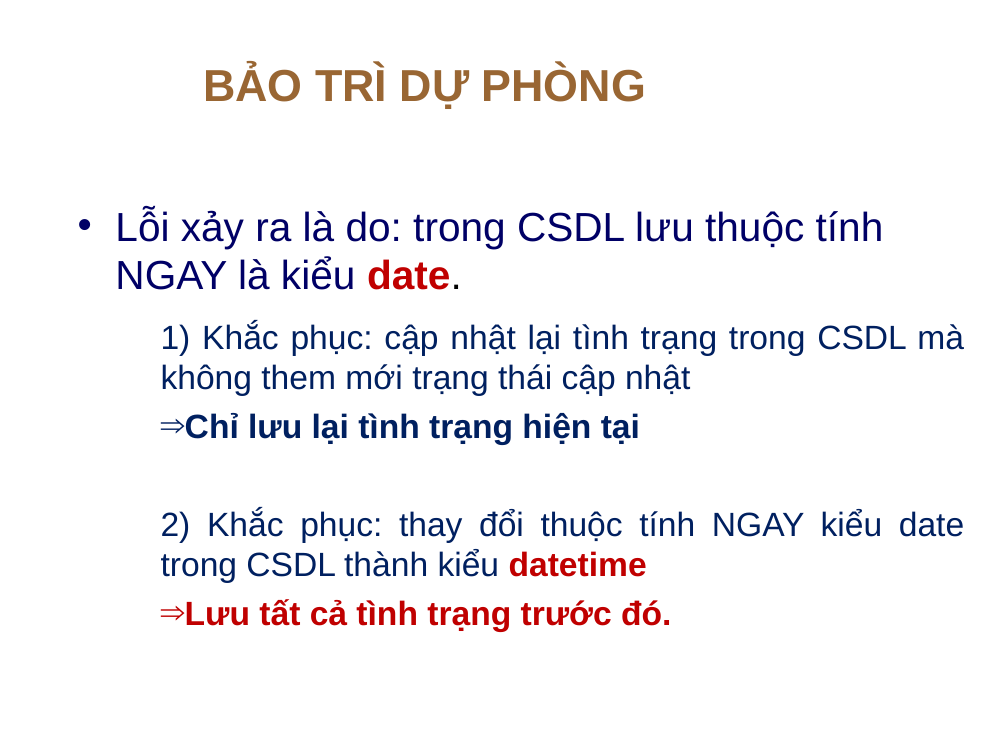
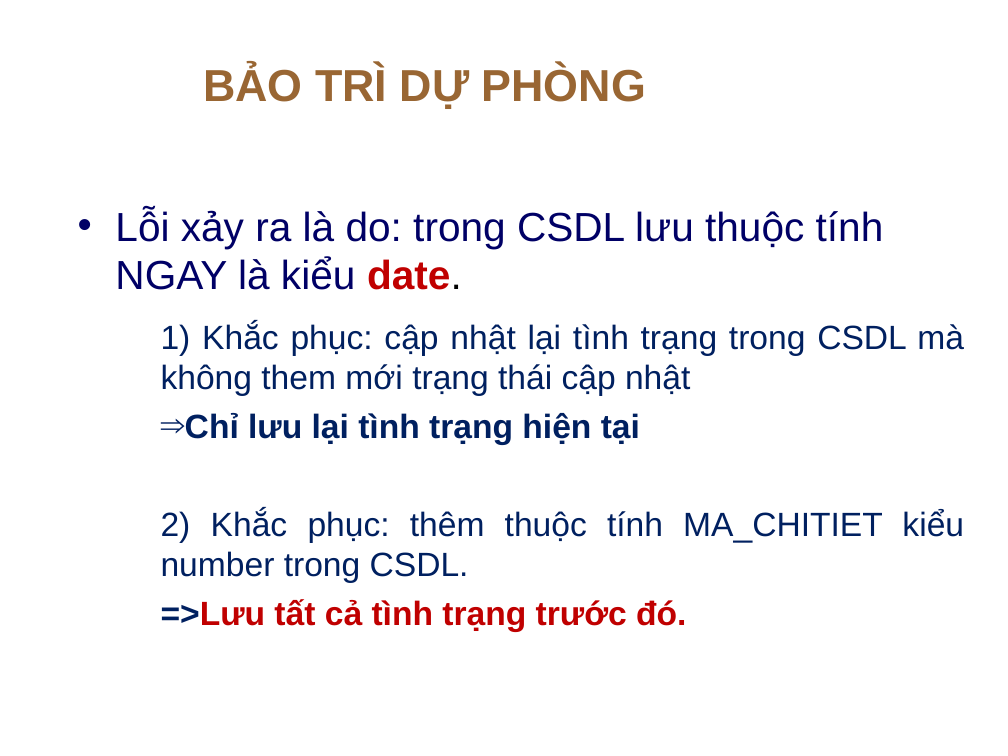
Before and after one commit to thanhphi0127/manager-configuration, a slide deck: slide 27 of doc/baitapso2/BAOTRI_BAITAP2.ppt (slide 18 before the commit). Drawn at 1008x756 pixels with LibreOffice and Linux fonts; fonts in the diff are those of the drawing; background and template pictures are left out. Boxes give left, top, right and bottom in pixels: in the first picture for what was removed or moved away, otherwise in the second. Text is boxed around its words. In the diff, an @@ line names an element or a change of style, - is before the commit and + after.

Commit message:
Thêm báo cáo

```diff
--- a/doc/baitapso2/BAOTRI_BAITAP2.ppt
+++ b/doc/baitapso2/BAOTRI_BAITAP2.ppt
@@ text at (161,509,964,632): text changed @@
-2) Khắc phục: thay đổi thuộc tính NGAY kiểu date trong CSDL thành kiểu datetime
-⇒ Lưu tất cả tình trạng trước đó.
+2) Khắc phục: thêm thuộc tính MA_CHITIET kiểu number trong CSDL.
+=>Lưu tất cả tình trạng trước đó.
```
Also in this commit, not shown: 2 other slides changed, 11 slides added, 2 slides removed.
